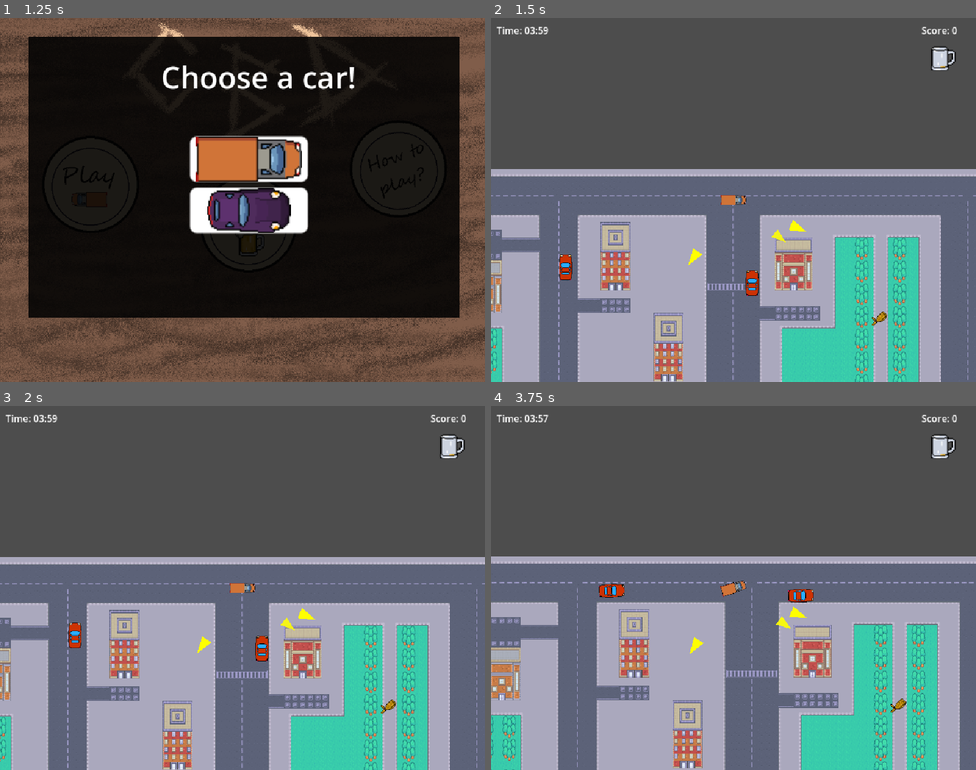
Above: before the commit, frames 1-4 (two rows, left to right).
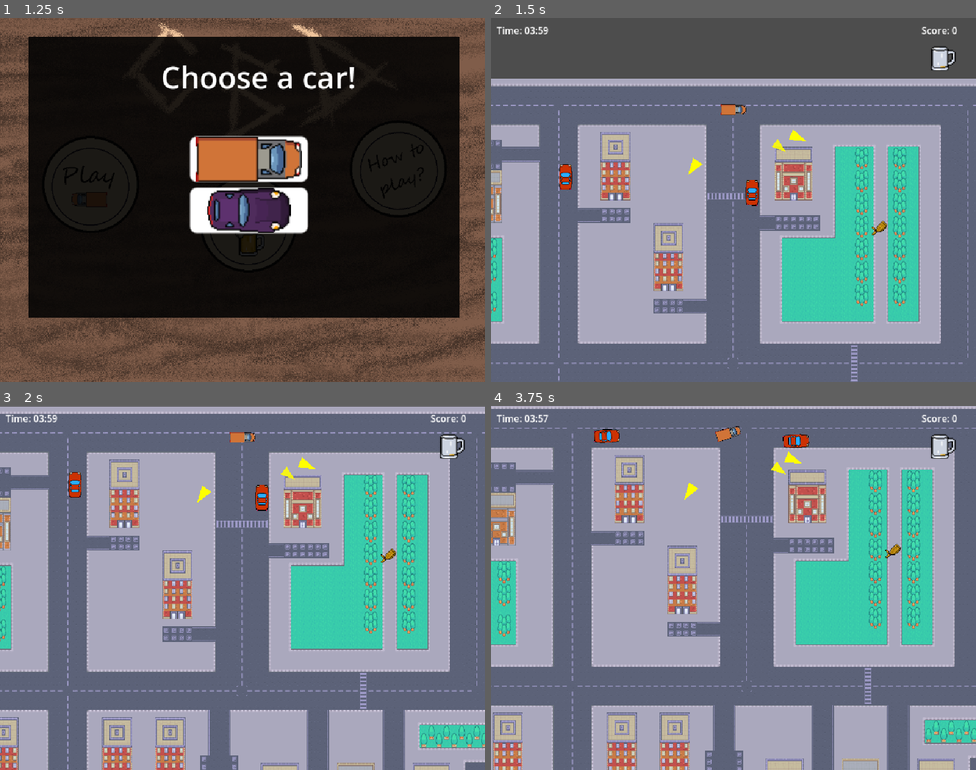
Above: after the commit, the same moments.

Repository: BastianTnd/grand-brew-delivery
Game: Godot game, scene res://Game/MainMenu/main_menu.tscn
Two runs of this game, one before a commit and one after it. Both use one fixed random seed, a clock stepped at 60 frames per second and the inputs below. Sound files missing from this copy of the repository are replaced by a short silence.
Inputs (mouse positions are in pixels of both pictures, inside the frame that each line leads up to):
- Up to frame 1 (1.25 s): click (92, 185) at 0.5 s
- Up to frame 2 (1.5 s): click (738, 159) at 1.25 s
- Up to frame 3 (2 s): no input
- Up to frame 4 (3.75 s): hold Right (ui_right) 2.03-2.78 s; hold Down (ui_down) 2.78-3.53 s; hold Right (ui_right) from 3.53 s (still down)

Frame 1 is identical in both runs. In frame 2, 53% of the frame differs, in the area x 0-100%, y 16-100%; in frame 3, 74%; in frame 4, 77%, in the area x 0-100%, y 0-100%.

Commit message:
adjustment(Player):
- Set Camera-Limits

Diff:
--- a/godot_project/Player/player.tscn
+++ b/godot_project/Player/player.tscn
@@ -24,6 +24,12 @@
 shape = SubResource("RectangleShape2D_hvfyp")
 
 [node name="Camera2D" type="Camera2D" parent="." unique_id=229678205]
+limit_left = -1000
+limit_top = -110
+limit_right = 980
+limit_bottom = 1400
+limit_smoothed = true
+position_smoothing_enabled = true
 
 [node name="Area2D" type="Area2D" parent="." unique_id=1171098915]
 
